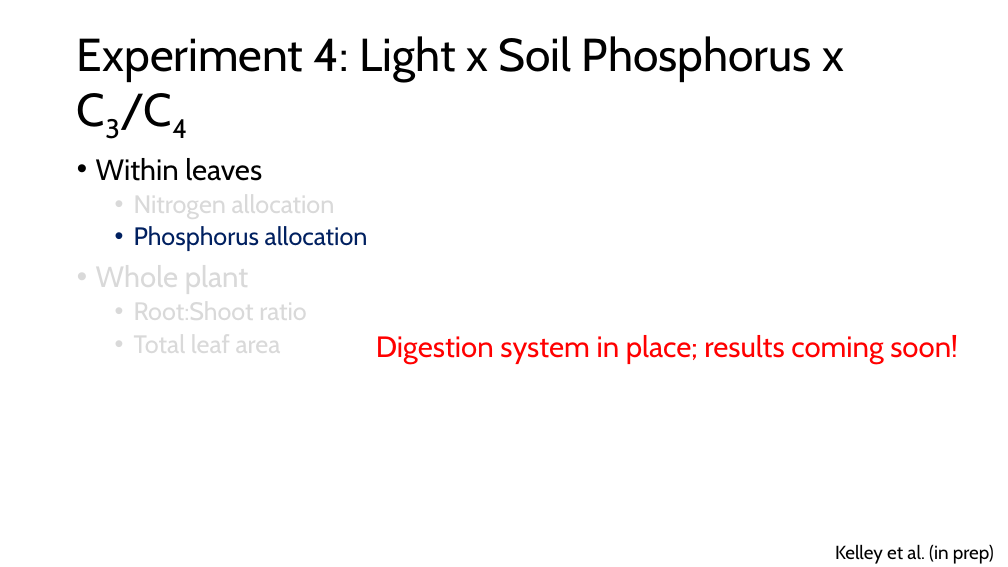
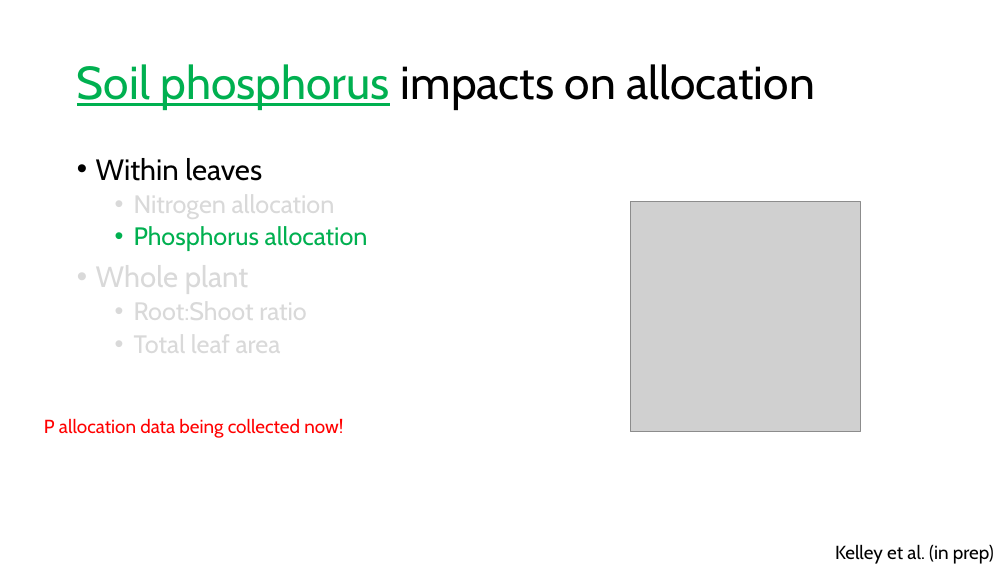
Before and after one commit to SmithEcophysLab/seminar, a slide deck: slide 34 of 2026_lemontree_allocation/src/lt_science_allocation_smith.pptx (slide 18 before the commit). Drawn at 1008x567 pixels with LibreOffice and Linux fonts; fonts in the diff are those of the drawing; grey boxes stand for pictures. Boxes give left, top, right and bottom in pixels: in the first picture for what was removed or moved away, otherwise in the second. Text is boxed around its words. In the diff, an @@ line names an element or a change of style, - is before the commit and + after.

```diff
--- a/2026_lemontree_allocation/src/lt_science_allocation_smith.pptx
+++ b/2026_lemontree_allocation/src/lt_science_allocation_smith.pptx
@@ title at <box>77,64,815,110</box>: text changed @@
-Experiment 4: Light x Soil Phosphorus x C3/C4
+Soil phosphorus impacts on allocation
@@ picture added at <box>631,202,861,433</box> @@
@@ text at <box>134,226,368,251</box>: text colour #002060 to #00B050 in "Phosphorus allocation" @@
@@ text removed at <box>376,335,958,364</box> @@
-Digestion system in place; results coming soon!
@@ text added at <box>44,418,343,438</box>, 18 pt, text #FF0000 @@
+P allocation data being collected now!
```
Also in this commit, not shown: 13 other slides changed, 17 slides added.
